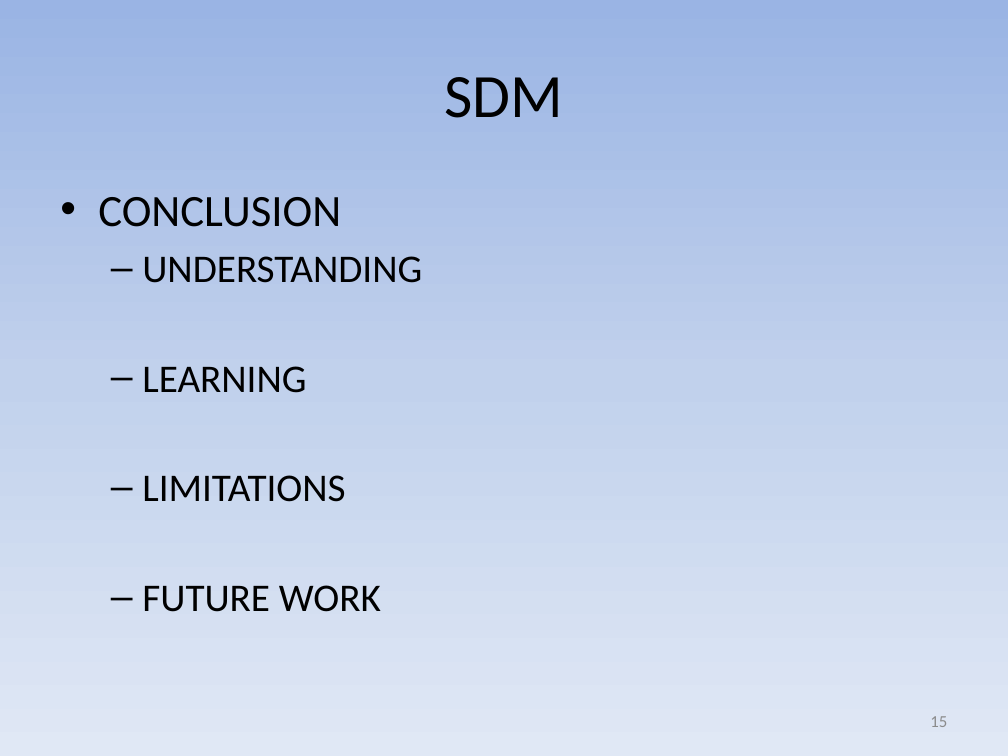
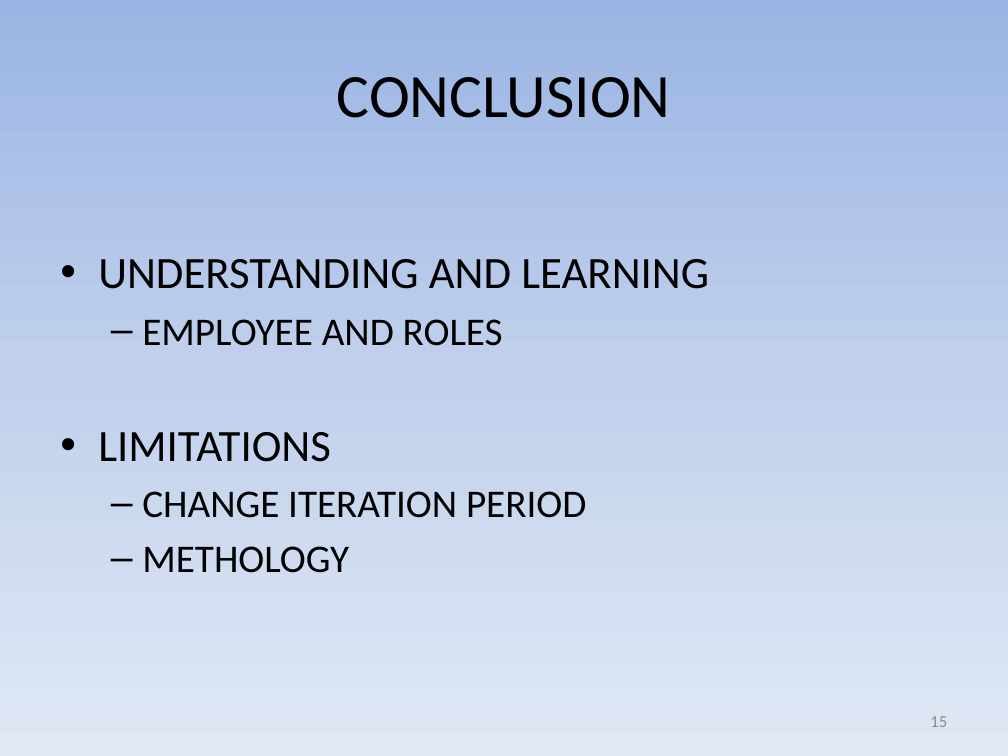
Before and after one commit to gems-uff/sdm, a slide deck: slide 15 of docs/Apresentação/SDM - Apresentação SBGames.pptx. Drawn at 1008x756 pixels with LibreOffice and Linux fonts; fonts in the diff are those of the drawing. Boxes give left, top, right and bottom in pixels: in the first picture for what was removed or moved away, otherwise in the second. Text is boxed around its words. In the diff, an @@ line names an element or a change of style, - is before the commit and + after.

```diff
--- a/docs/Apresentação/SDM - Apresentação SBGames.pptx
+++ b/docs/Apresentação/SDM - Apresentação SBGames.pptx
@@ title at [337, 77, 671, 118]: text changed @@
-SDM
+CONCLUSION
@@ text at [98, 259, 709, 346]: text changed; size 28 to 32 pt @@
-• CONCLUSION
-  – UNDERSTANDING
-  – LEARNING
+• UNDERSTANDING AND LEARNING
+  – EMPLOYEE AND ROLES
@@ text at [98, 432, 331, 462]: size 28 to 32 pt in "LIMITATIONS"; bullet – to •; list level 2 to 1 in "LIMITATIONS" @@
@@ text at [142, 491, 586, 573]: text changed @@
-  – FUTURE WORK
+  – CHANGE ITERATION PERIOD
+  – METHOLOGY
```
Also in this commit, not shown: 7 other slides changed, 6 slides added.
